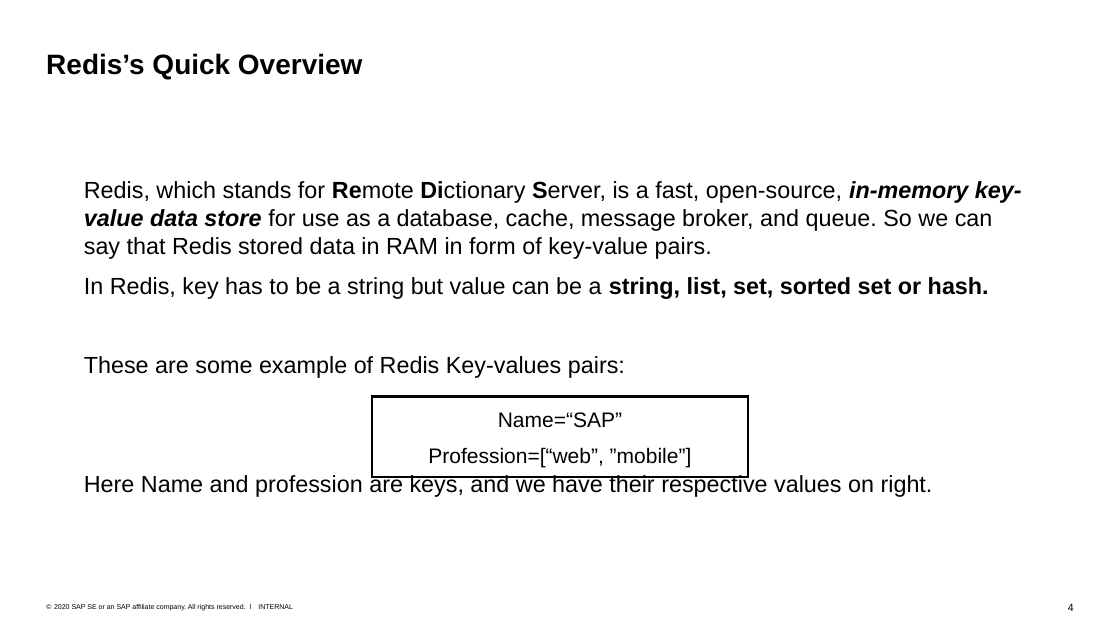
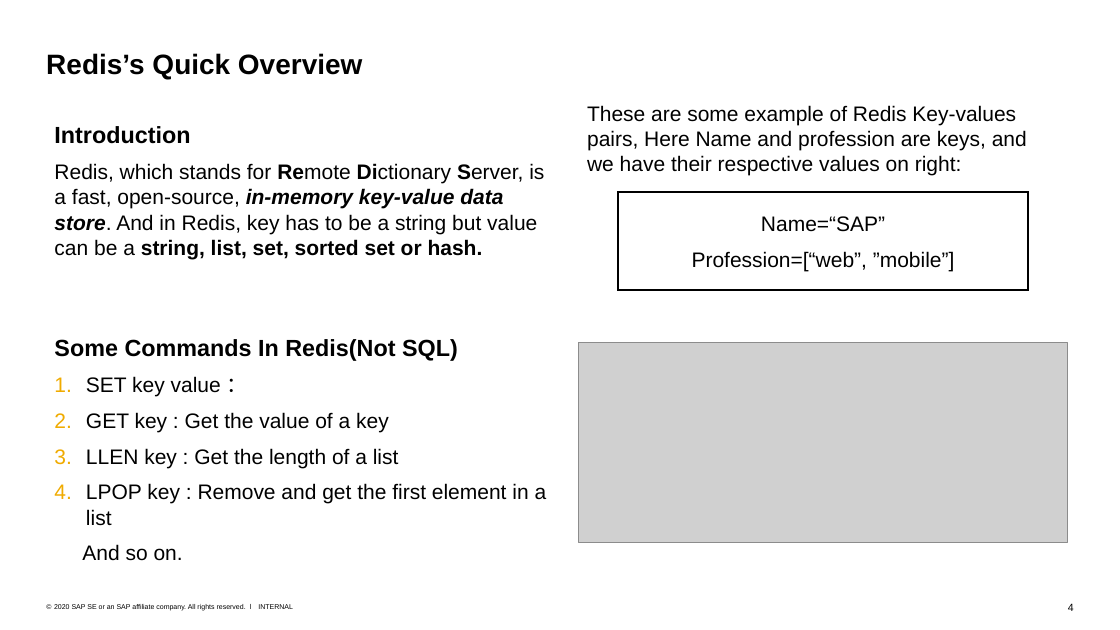
Before and after one commit to Voidkai/Survey_on_NoSQL, a slide deck: slide 4 of NoSQL/The_survey_on_redis.pptx. Drawn at 1120x630 pixels with LibreOffice and Linux fonts; fonts in the diff are those of the drawing; grey boxes stand for pictures. Boxes give left, top, right and bottom in pixels: in the first picture for what was removed or moved away, otherwise in the second. Text is boxed around its words. In the diff, an @@ line names an element or a change of style, - is before the commit and + after.

```diff
--- a/NoSQL/The_survey_on_redis.pptx
+++ b/NoSQL/The_survey_on_redis.pptx
@@ text added at (x1=587, y1=105, x2=1027, y2=176), 18 pt, text #000000 @@
+These are some example of Redis Key-values pairs, Here Name and profession are keys, and we have their respective values on right:
@@ text at (x1=54, y1=126, x2=544, y2=259): text changed; size 20 to 18 pt @@
-Redis, which stands for Remote Dictionary Server, is a fast, open-source, in-memory key-value data store for use as a database, cache, message broker, and queue. So we can say that Redis stored data in RAM in form of key-value pairs.
-In Redis, key has to be a string but value can be a string, list, set, sorted set or hash.
-These are some example of Redis Key-values pairs:
-Here Name and profession are keys, and we have their respective values on right.
+Introduction
+Redis, which stands for Remote Dictionary Server, is a fast, open-source, in-memory key-value data store. And in Redis, key has to be a string but value can be a string, list, set, sorted set or hash.
@@ rectangle "Name=“SAP”" resized from (x1=372, y1=396, x2=748, y2=477) to (x1=618, y1=192, x2=1028, y2=290) @@
@@ text added at (x1=54, y1=339, x2=547, y2=561), 18 pt, text #000000 @@
+Some Commands In Redis(Not SQL)
+1. SET key value ：
+2. GET key : Get the value of a key
+3. LLEN key : Get the length of a list
+4. LPOP key : Remove and get the first element in a list
+And so on.
@@ picture added at (x1=578, y1=342, x2=1066, y2=542) @@
```
Also in this commit, not shown: 6 other slides changed.
